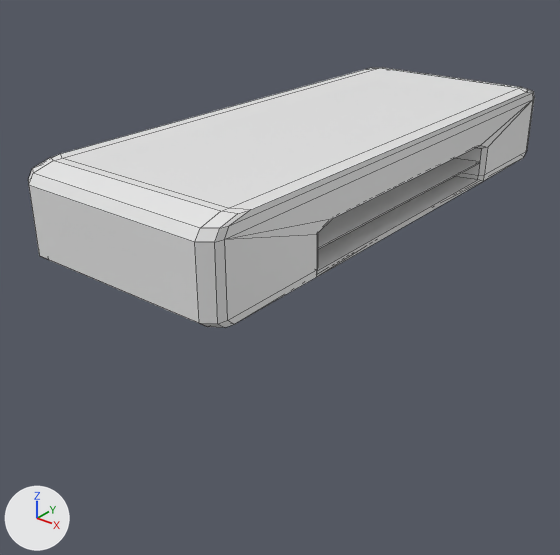
A saved change to the FBX model Assets/Art/em/assets/desk.fbx.
Both versions are drawn from a 50 mm camera at (2.51, -3.54, 2.8) aimed at (-0.13, -0.25, 0.76). Arrows for +X, +Y and +Z are at lower left; the lights stay in place. Mesh edges are drawn as thin lines. Where no turn or scale is listed for an object, it has been applied to the vertices.

In view in the first picture: 'bo.desk'.
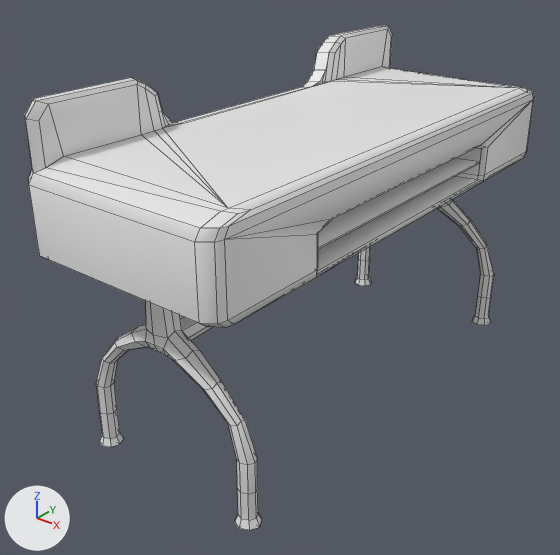
Where the change shows, as pixel boxes [x1, y1, x2, y2] in the pictures (560 x 555 px):
'bo.desk', reshaped (94% taller)
    before: [28, 68, 534, 327]
    after: [25, 26, 534, 530]
part 1 of me_cube_007, added
    after: [96, 199, 494, 530]
part 2 of me_cube_007, built on
    before: [32, 68, 520, 228]
    after: [25, 26, 520, 228]

The change, as a diff of the scene's bpy script:
```diff
--- a/Assets/Art/em/assets/desk.fbx.py
+++ b/Assets/Art/em/assets/desk.fbx.py
@@ me_cube_007 @@
 # used by ob_bo_desk; location = (0.0, 0.0, 0.0)
-me_cube_007.from_pydata(...)  # 102 vertices, 102 faces; spans x -0.61..0.61, y -1.6..1.6, z 1.23..1.7
+me_cube_007.from_pydata(...)  # 480 vertices, 473 faces; spans x -0.61..0.61, y -1.6..1.6, z 0.0..1.99
+# me_cube_007 part 1: a new loose piece of 320 vertices spanning x -0.59..0.59, y -1.38..1.4, z 0.0..1.23
+# me_cube_007 part 2
+# 6 vertices are removed from x -0.61..-0.53, y -1.45..1.45, z 1.69..1.7
+# 13 faces are deleted
+# 64 vertices are added at x -0.61..-0.5, y -1.57..1.57, z 1.69..1.99
+# 72 new faces join them
```
